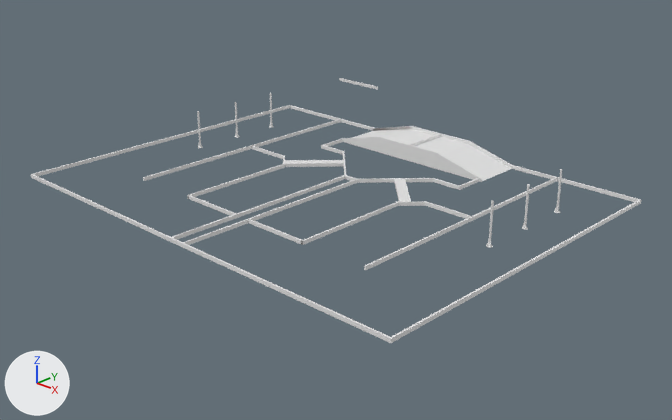
Before and after pictures for a commit that changed the Blender file Gamefield.blend.
Rendered twice from a camera (50 mm lens) standing at (16.71, -17.02, 9.01) and looking at (-0.69, 1.15, -1.11). Arrows for +X, +Y and +Z are at lower left; the lights stay in place. Materials are left out; every surface is plain grey.

Before the edit, the objects in view are built like this:
```python
me_cube_021 = bpy.data.meshes.new('Cube.021')
me_cube_021.from_pydata([(-5.4, 60.6, -27.7), (-5.4, 60.6, -26.2), (-5.4, 62.6, -27.7), (-5.4, 62.6, -26.2), (-3.6, 60.6, -12.1), (-3.7, 60.6, -10.3), (-3.6, 62.6, -12.1), (-3.7, 62.6, -10.3)], [], [(0, 1, 3, 2), (2, 3, 7, 6), (6, 7, 5, 4), (4, 5, 1, 0), (2, 6, 4, 0), (7, 3, 1, 5)])
me_cube_030 = bpy.data.meshes.new('Cube.030')
me_cube_030.from_pydata(...)  # 12 vertices, 12 faces; spans x -5.4..1.0, y -1.0..62.6, z -27.8..-0.7
me_plane = bpy.data.meshes.new('Plane')
me_plane.from_pydata([(-1.0, -1.0, 0.0), (1.0, -1.0, 0.0), (-1.0, 1.0, 0.0), (1.0, 1.0, 0.0)], [], [(0, 1, 3, 2)])
ob_cube_001 = bpy.data.objects.new('Cube.001', me_cube_021)
ob_cube_001.location = (1.92, 3.48, 0.24)
ob_cube_001.rotation_euler = (0.0, 0.253, 0.0)  # degrees (0, 14, 0)
ob_cube_001.scale = (0.815, 0.025, 0.05)
ob_cube_011 = bpy.data.objects.new('Cube.011', me_cube_030)
ob_cube_011.location = (1.92, 3.48, 0.24)
ob_cube_011.rotation_euler = (0.0, 0.253, 0.0)  # degrees (0, 14, 0)
ob_cube_011.scale = (0.815, 0.025, 0.05)
ob_floorplane = bpy.data.objects.new('FloorPlane', me_plane)
ob_floorplane.location = (0.0, 0.0, 0.0)
ob_floorplane.scale = (6.7, 5.05, 1.0)
ob_floorplane.hide_viewport = True
# also in view: 'Cube.004' at (0.0, 1.26, 0.05); 'Cube.010' at (0.0, 0.0, 0.25)
```
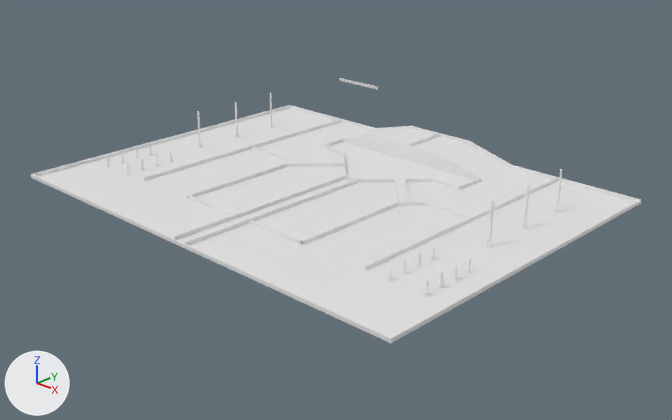
Where the newer file only moved an object's origin or applied its transform, the numbers keep the older frame.

Location of each change, (x1, y1, x2, y2) in pixels of the pictures (672 x 420 px):
'FloorPlane', shown: after (38, 108, 634, 337)
'BridgePole', added: after (106, 144, 471, 295)
'BridgePoleBase', added: after (106, 153, 473, 297)
'ForestPoleBase', added: after (198, 122, 560, 248)
'Cube.001', deleted: before (374, 126, 411, 131)

What changed in the scene script:
```text
Add me_cube_006:
    me_cube_006.from_pydata(...)  # 1668 vertices, 893 faces; spans x -81.0..471.0, y -31.0..3240.0, z -1.0..1.0
Add me_cylinder_054:
    me_cylinder_054.from_pydata(...)  # 1024 vertices, 544 faces; spans x -396.0..1.0, y -51.0..1.0, z -1.0..1.0
Add me_cylinder_060:
    me_cylinder_060.from_pydata(...)  # 4448 vertices, 2384 faces; spans x -36.0..364.0, y -3.0..53.0, z -1.0
Change ob_floorplane:
    remove ob_floorplane.hide_viewport = True
Remove ob_cube_001:
    ob_cube_001 = bpy.data.objects.new('Cube.001', me_cube_021)
    ob_cube_001.location = (1.92, 3.48, 0.24)
    ob_cube_001.rotation_euler = (0.0, 0.253, 0.0)  # degrees (0, 14, 0)
    ob_cube_001.scale = (0.815, 0.025, 0.05)
Add ob_forestpolebase:
    ob_forestpolebase = bpy.data.objects.new('ForestPoleBase', me_cube_006)
    ob_forestpolebase.location = (-5.38, -0.03, 0.1)
    ob_forestpolebase.rotation_euler = (0.0, 0.0, 5.76)  # degrees (0, 0, 330)
    ob_forestpolebase.scale = (0.02, 0.0025, 0.0975)
Add ob_bridgepole:
    ob_bridgepole = bpy.data.objects.new('BridgePole', me_cylinder_054)
    ob_bridgepole.location = (5.93, -1.5, 0.18)
    ob_bridgepole.scale = (0.03, 0.03, 0.171)
Add ob_bridgepolebase:
    ob_bridgepolebase = bpy.data.objects.new('BridgePoleBase', me_cylinder_060)
    ob_bridgepolebase.location = (-4.92, -3.0, 0.18)
    ob_bridgepolebase.scale = (0.03, 0.03, 0.171)
```
